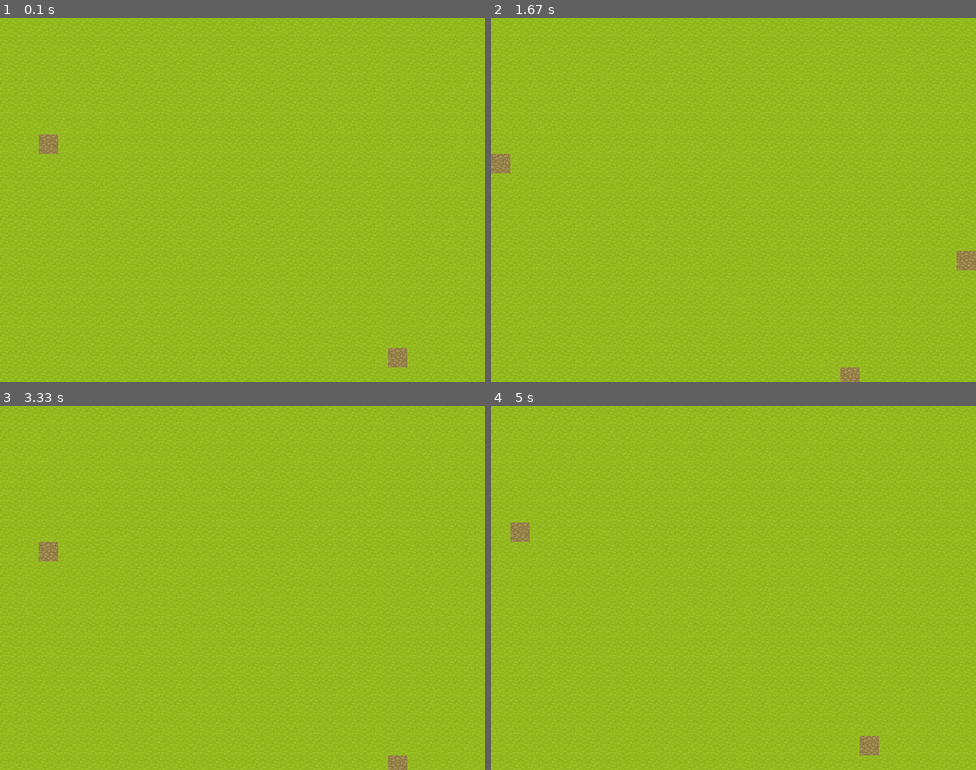
Above: before the commit, frames 1-4 (two rows, left to right).
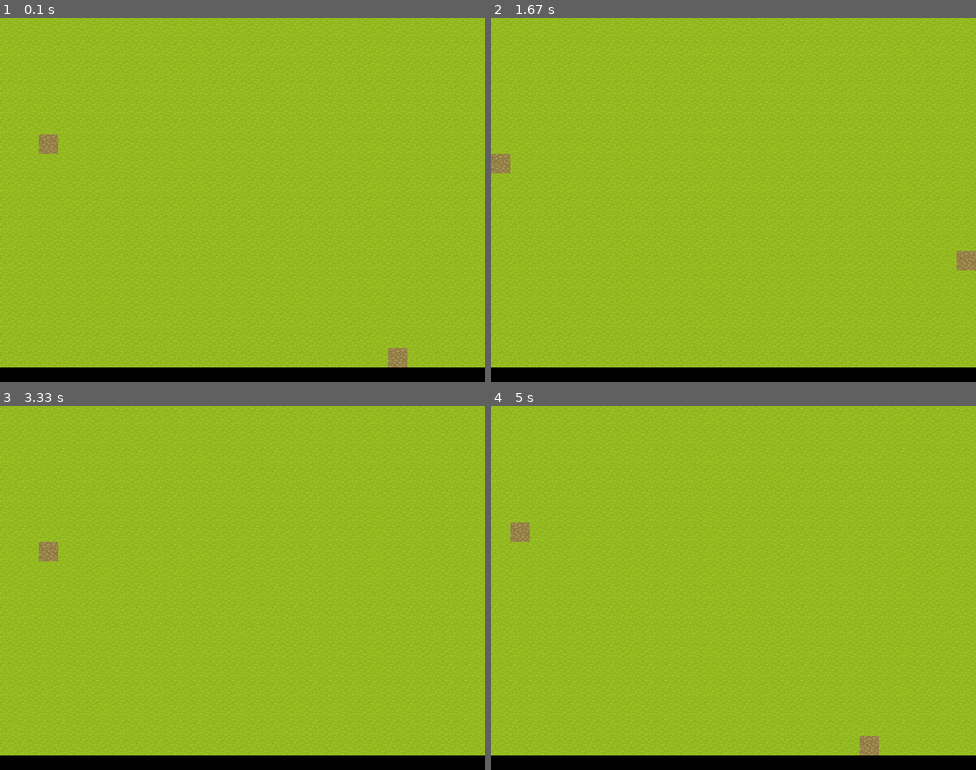
Above: after the commit, the same moments.

Repository: RoranBlackfire/pyGameDev
Game: pygame game, started from main.py
Two runs of this game, one before a commit and one after it. Both use one fixed random seed, a clock stepped at 60 frames per second and the inputs below.
Inputs:
- Up to frame 1 (0.1 s): no input
- Up to frame 2 (1.67 s): hold Right 0.33-0.8 s; hold Up 0.83-1.13 s; hold Right 1.17-1.63 s
- Up to frame 3 (3.33 s): hold Left 1.67-2.2 s; hold Down 2.23-2.53 s; hold Left 2.57-2.97 s; hold Up from 3 s (still down)
- Up to frame 4 (5 s): release Up at 3.37 s; hold Right 3.4-4.03 s; hold Down 4.07-4.43 s; hold Left 4.47-4.93 s; hold Right from 4.97 s (still down)

The runs differ from the first frame. In frame 1, 4.0% of the frame differs, in the area x 0-100%, y 96-100%; in frame 2, 4.0%; in frame 3, 4.0%; in frame 4, 4.0%.

Commit message:
changed the math errors in map

Diff:
--- a/constants.py
+++ b/constants.py
@@ -1,2 +1,4 @@
 CONST_SPRITE_SIZE = (32, 32)
 CONST_WINDOW_SIZE = (800, 600)
+CONST_MAP_SIZE = (200, 200)
+CONST_VIEWPORT_SIZE = (25, 19)
--- a/main.py
+++ b/main.py
@@ -4,15 +4,26 @@
 import random
 import map
 import constants as const
+import entity as ent
 
 #init pygame
 
 pg.init()
 
+
+# this is a temporary class just to get a player sprite
+# to appear
+# class Player:
+#     def __init__(self, pos, sprite):
+#         self.pos = pos
+#         self.sprite = sprite
+
+
 screen = pg.display.set_mode(const.CONST_WINDOW_SIZE)
 pg.display.set_caption("Prototyping")
+playersheet = pg.image.load("res/Male/Male 01-1.png").convert_alpha()
 mapsheet = pg.image.load("res/Map/maptileset.png").convert_alpha()
-gmap = np.ndarray((200, 200), dtype=int)
+gmap = np.ndarray(const.CONST_MAP_SIZE, dtype=int)
 gmap.fill(0)
 
 for i in range(0, 150):
@@ -43,6 +54,8 @@
     if(pos[1] >= 200):
         pos = pos[0], 199
 
+    viewport = m.drawSurroundings(pos)
+
     screen.fill((0, 0, 0))
-    screen.blit(m.drawSurroundings(pos), (0, 0))
+    screen.blit(viewport, (0, 0))
     pg.display.flip()
--- a/map.py
+++ b/map.py
@@ -10,20 +10,23 @@
         # print(self.map)
         # print(self.map[0][3])
         self.view = window_size
+        self.viewfoc = (0, 0)
 
     def drawSurroundings(self, pos):
-        if(pos[0] >= self.map.shape[0] - (self.view[0]/2)%32):
-            pos = self.map.shape[0] - (self.view[0]/2)%32, pos[1]
-        elif(pos[0] <= (self.view[0]/2)%32):
-            pos = (self.view[0]/2)%32, pos[1]
+        if(pos[0] >= self.map.shape[0] - const.CONST_VIEWPORT_SIZE[0]/2):
+            pos = self.map.shape[0] - const.CONST_VIEWPORT_SIZE[0]/2, pos[1]
+        elif(pos[0] <= const.CONST_VIEWPORT_SIZE[0]/2):
+            pos = const.CONST_VIEWPORT_SIZE[0]/2, pos[1]
 
-        if(pos[1] >= self.map.shape[1] - (self.view[1] / 2)%32):
-            pos = pos[0], self.map.shape[1] - (self.view[1] / 2)%32
-        elif(pos[1] <= (self.view[1] / 2)%32):
-            pos = pos[0], (self.view[1] / 2)%32
+        if(pos[1] >= self.map.shape[1] - const.CONST_VIEWPORT_SIZE[1]/2):
+            pos = pos[0], self.map.shape[1] - const.CONST_VIEWPORT_SIZE[1]/2
+        elif(pos[1] <= const.CONST_VIEWPORT_SIZE[1]/2):
+            pos = pos[0], const.CONST_VIEWPORT_SIZE[1]/2
 
         # pos = int((pos[0] - ((self.view[0]/2)%32))/32), int((pos[1] - ((self.view[1]/2)%32))/32)
-        pos = int(pos[0] - (self.view[0]/2)/32), int(pos[1] - (self.view[1]/2)/32)
+        pos = int(pos[0] - const.CONST_VIEWPORT_SIZE[0]/2), int(pos[1] - const.CONST_VIEWPORT_SIZE[1]/2)
+
+        self.viewfoc = pos
 
         cell1 = pg.Surface((32, 32)).convert_alpha()
         cell2 = pg.Surface((32, 32)).convert_alpha() # defining 2 empty surfaces
@@ -35,10 +38,18 @@
         # drawing or "blitting" the cell surfaces onto the main viewport surface
         viewport = pg.Surface(self.view)
         for i in range(0, int(self.view[0]/32)):
-            for j in range(0, int(self.view[1]%32)):
+            for j in range(0, int(self.view[1]/32)):
                 if(self.map[int(pos[0]+i)%200][int(pos[1]+j)%200] == 0):
                     viewport.blit(cell1, (i*32, j*32))
                 else:
                     viewport.blit(cell2, (i*32, j*32))
 
         return viewport
+
+    # def drawEntities(self, viewport, entlist):
+    #     for i in entlist:
+    #         x, y = i.pos.x - self.viewfoc, i.pos.y - self.viewfoc
+    #         if(x < )
+    #         viewport.blit(i.sprite, (i.pos.x - self.viewfoc[0], i.pos.y - self.viewfoc))
+
+    #     return viewport
